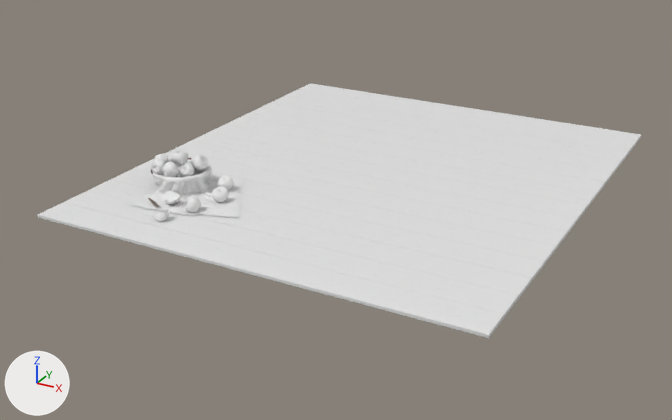
Before and after pictures for a commit that changed the Blender file fruit_bowl.blend.
Camera for both pictures: a 50 mm lens placed at (18.3, -36.1, 15.9), pointed at (-1.1, -0.8, -1.7). Arrows for +X, +Y and +Z are at lower left; the lights stay in place.

Before the edit, the objects in view are built like this:
```python
ob_fabric = bpy.data.objects.new('Fabric', me_fabric)
ob_fabric.location = (-6.6, -5.3, 0.0)
ob_fabric.rotation_euler = (-0.13, -0.0138, -1.171)  # degrees (-7.4, -0.8, -67)
ob_knifehandle = bpy.data.objects.new('KnifeHandle', me_knifehandle)
ob_knifehandle.location = (-5.831, -7.894, 0.154)
ob_knifehandle.rotation_euler = (-1.55, 0.0, -9.936)  # degrees (-89, 0, 151)
ob_planks = bpy.data.objects.new('Planks', me_planks)
ob_planks.location = (0.0, -10.0, 0.0)
```
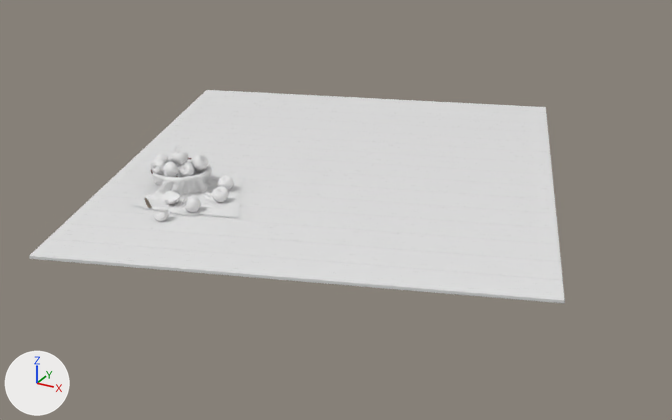
ob_knifehandle is not drawn itself; it is the parent of ob_blade.

Where the change shows, as pixel boxes (x1, y1, x2, y2) in the pictures (672 x 420 px):
'Planks', moved, turned
    before: (38, 83, 642, 338)
    after: (29, 90, 565, 304)
'Blade', moved, turned
    before: (148, 198, 159, 207)
    after: (145, 198, 152, 208)

Diff of the bpy script that builds the scene:
```diff
--- a/fruit_bowl.blend.py
+++ b/fruit_bowl.blend.py
@@ ob_knifehandle @@
 ob_knifehandle = bpy.data.objects.new('KnifeHandle', me_knifehandle)
-ob_knifehandle.location = (-5.831, -7.894, 0.154)
-ob_knifehandle.rotation_euler = (-1.55, 0.0, -9.936)  # degrees (-89, 0, 151)
+ob_knifehandle.location = (-6.162, -8.029, 0.091)
+ob_knifehandle.rotation_euler = (-1.709, 0.0, -10.11)  # degrees (-98, 0, 141)
 _m = ob_knifehandle.modifiers.new('Subdivision', 'SUBSURF')
@@ ob_planks @@
 ob_planks = bpy.data.objects.new('Planks', me_planks)
-ob_planks.location = (0.0, -10.0, 0.0)
+ob_planks.location = (1.8, -9.82, 0.0)
+ob_planks.rotation_euler = (0.0, 0.0, 0.328)  # degrees (0, 0, 19)
 _m = ob_planks.modifiers.new('Array', 'ARRAY')
```
